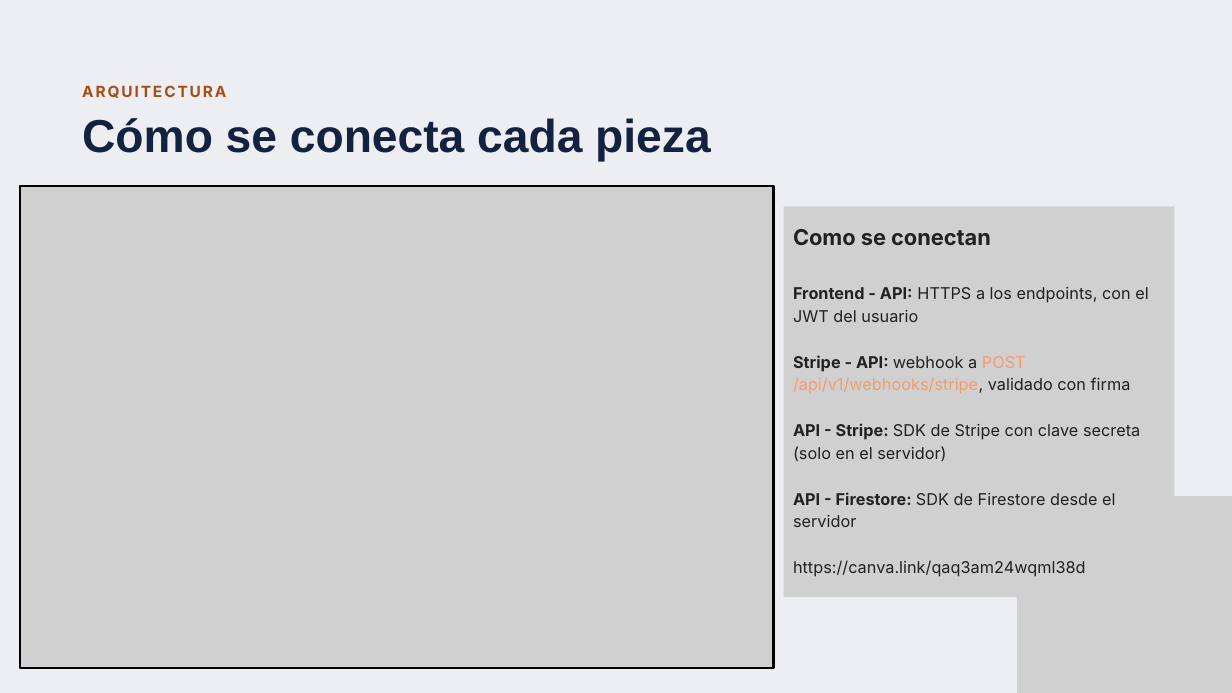
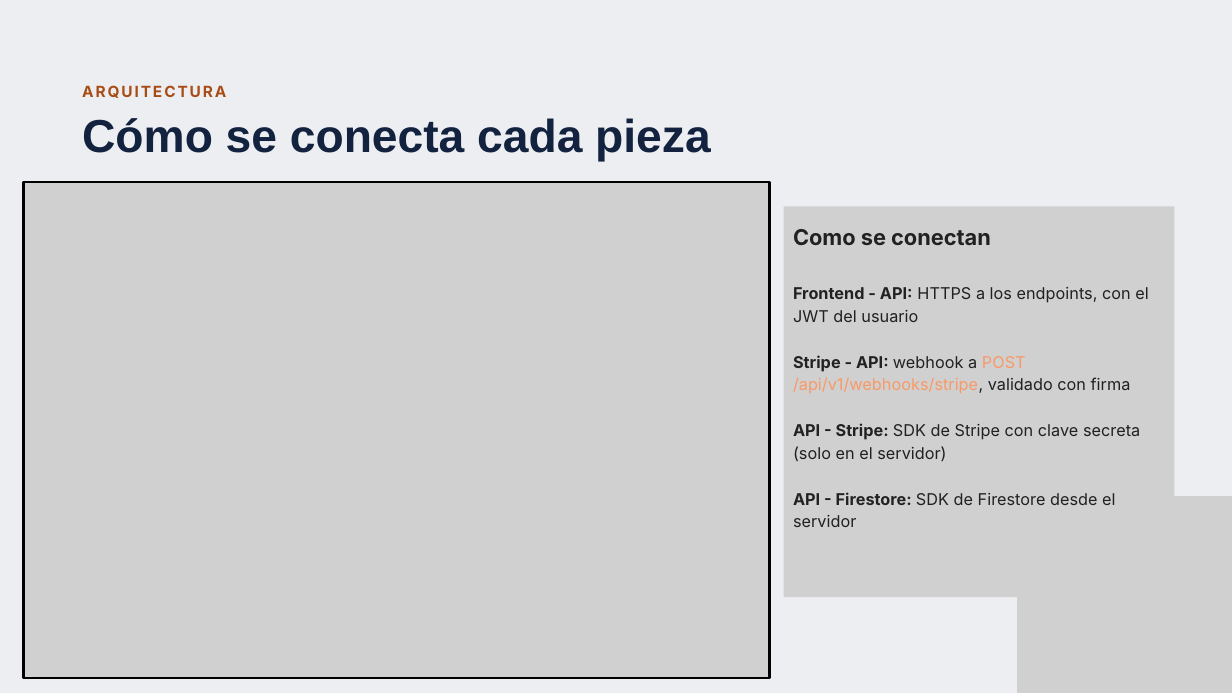
Before and after one commit to Cedenly/Capstone, a slide deck: slide 8 of Fase 2/Evidencias Proyecto/Presentación Proyecto.pptx. Drawn at 1232x693 pixels with LibreOffice and Linux fonts; fonts in the diff are those of the drawing; grey boxes stand for pictures. Boxes give left, top, right and bottom in pixels: in the first picture for what was removed or moved away, otherwise in the second. Text is boxed around its words. In the diff, an @@ line names an element or a change of style, - is before the commit and + after.

```diff
--- a/Fase 2/Evidencias Proyecto/Presentación Proyecto.pptx
+++ b/Fase 2/Evidencias Proyecto/Presentación Proyecto.pptx
@@ picture: place and size @@
-picture at (20,186,773,668)
+picture at (24,182,770,678)
@@ text at (793,560,1086,577): paragraph removed @@
-https://canva.link/qaq3am24wqml38d
```
Also in this commit, not shown: 3 other slides changed.
